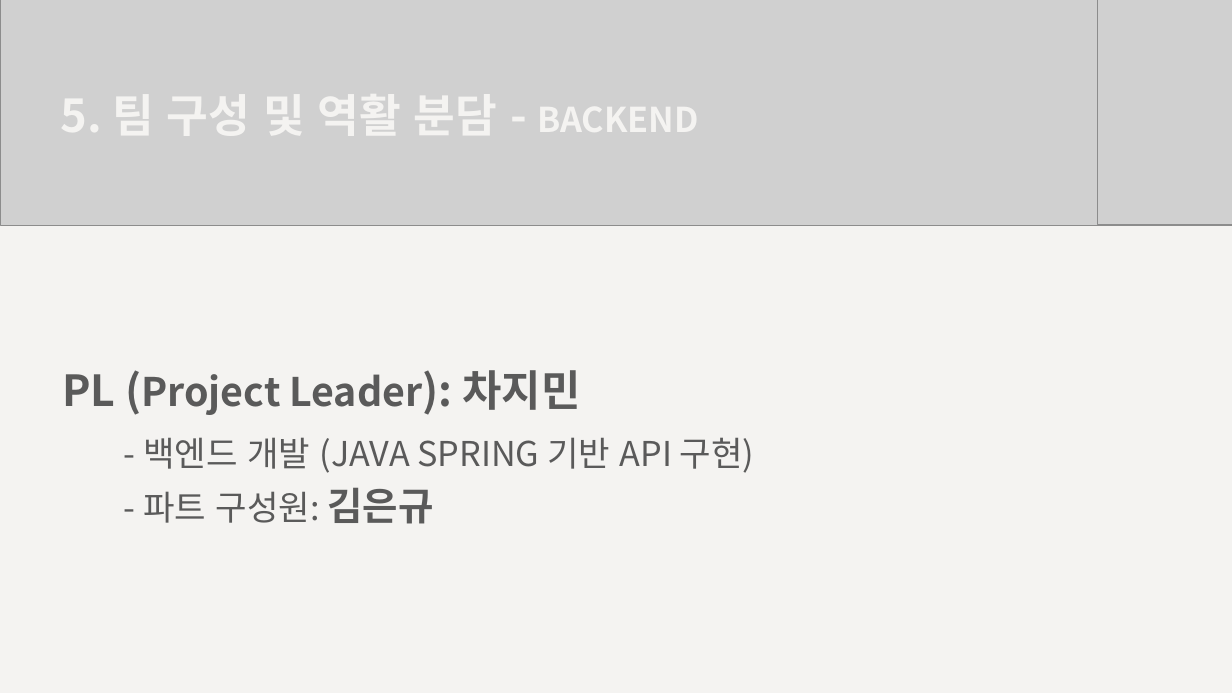
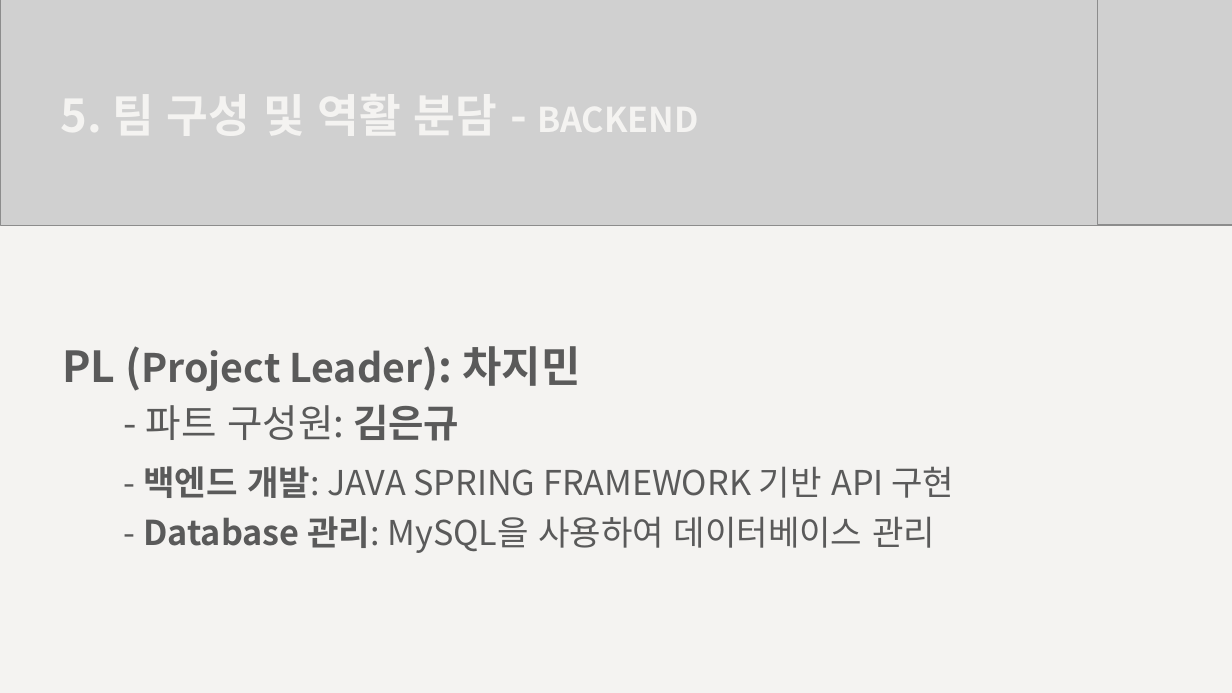
Before and after one commit to SanghyeonLee97/202408_MainProject, a slide deck: slide 10 of 제안서/프로젝트 제안서 (240826 수정).pptx. Drawn at 1232x693 pixels with LibreOffice and Linux fonts; fonts in the diff are those of the drawing; grey boxes stand for pictures. Boxes give left, top, right and bottom in pixels: in the first picture for what was removed or moved away, otherwise in the second. Text is boxed around its words. In the diff, an @@ line names an element or a change of style, - is before the commit and + after.

```diff
--- a/제안서/프로젝트 제안서 (240826 수정).pptx
+++ b/제안서/프로젝트 제안서 (240826 수정).pptx
@@ text at <box>146,404,459,441</box>: size 40 to 45 pt in "- 파트 구성원:" @@
@@ text at <box>143,437,754,473</box>: paragraph removed @@
-- 백엔드 개발 (JAVA SPRING 기반 API 구현)
@@ text at <box>143,466,955,553</box>: paragraphs added @@
+- 백엔드 개발: JAVA SPRING FRAMEWORK 기반 API 구현
+- Database 관리: MySQL을 사용하여 데이터베이스 관리
```
Also in this commit, not shown: 4 other slides changed.
